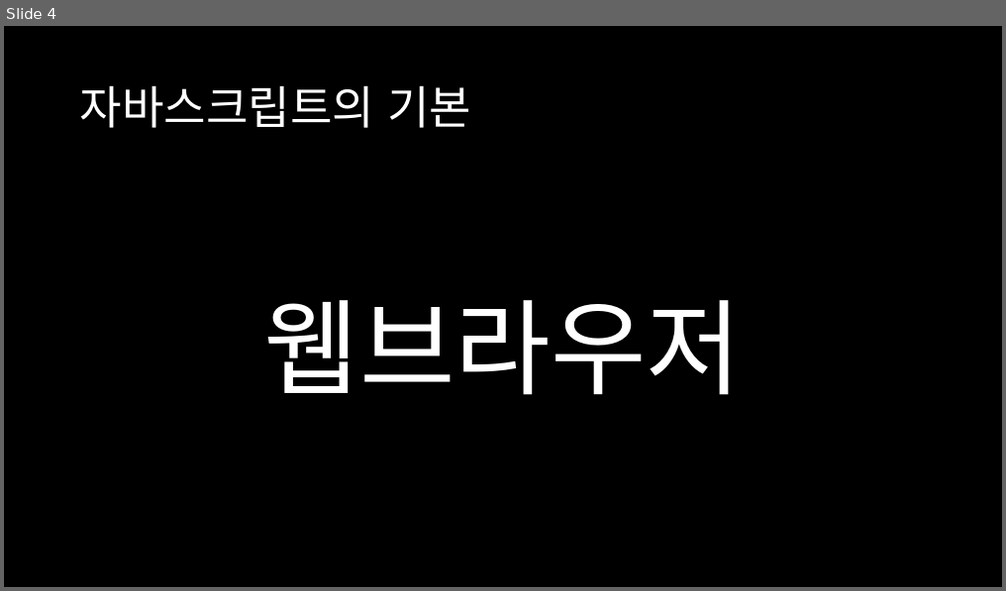
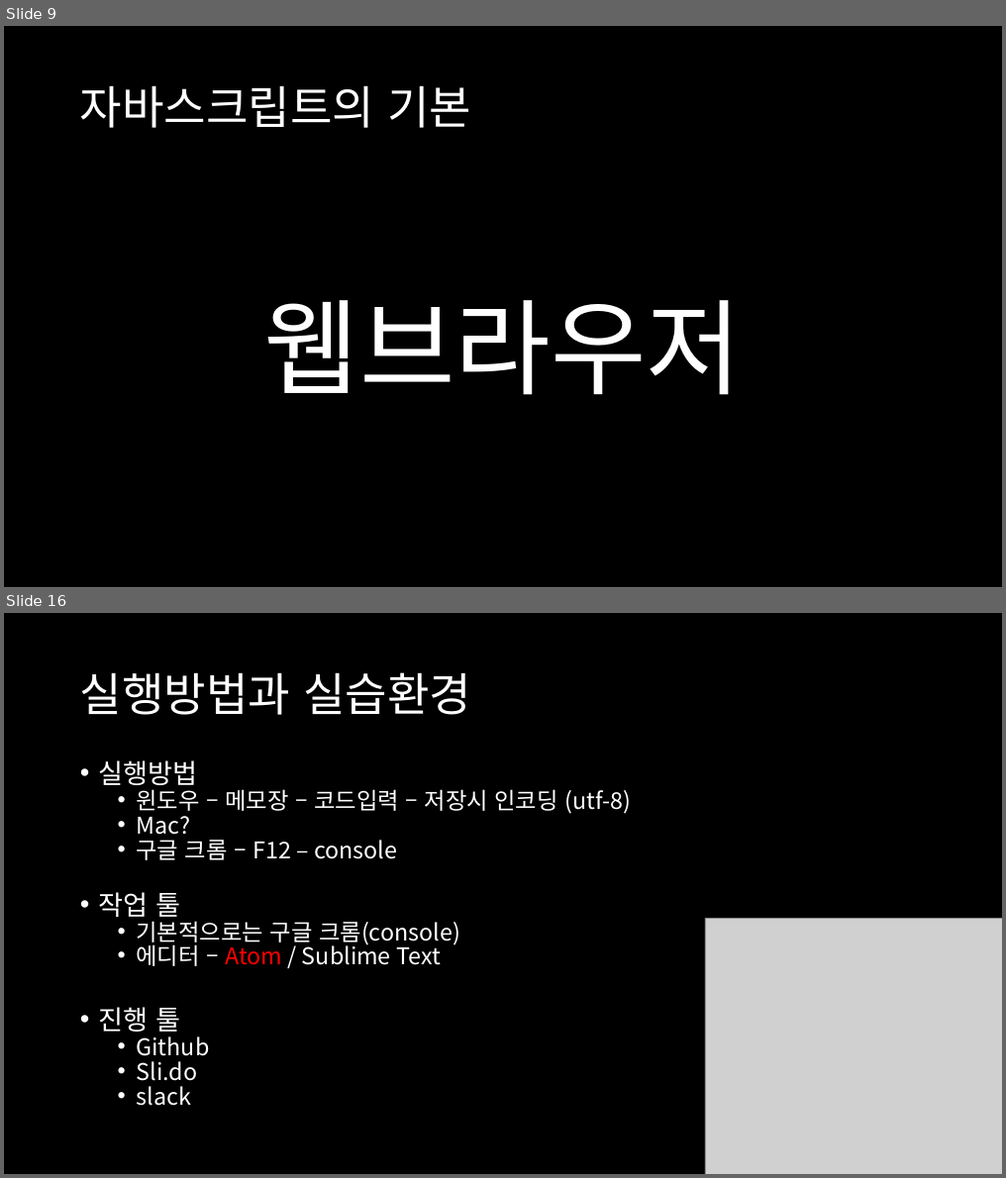
Before and after one commit to songhune/Webprogramming-Highschool, a slide deck: JavaScript/JavaScript.pptx. Shown one above the other, each under a label of ours: slide 4 before the commit, slides 9 and 16 after it; the slides between them are not shown. The pictures are 1006x591 and 1006x1178 pixels, drawn with LibreOffice and Linux fonts; fonts in the diff are those of the drawing; grey boxes stand for pictures. Boxes give left, top, right and bottom in pixels: in the first picture for what was removed or moved away, otherwise in the second. Text is boxed around its words. In the diff, an @@ line names an element or a change of style, - is before the commit and + after.

```diff
--- a/JavaScript/JavaScript.pptx
+++ b/JavaScript/JavaScript.pptx
@@ slide 16 added at [4, 613, 1002, 1174], background #000000 @@
@@ title added at [80, 672, 471, 715], 44 pt, text #FFFFFF @@
+실행방법과 실습환경
@@ text added at [99, 761, 632, 1106], 22.2 pt, text #FFFFFF @@
+• 실행방법
+  • 윈도우 – 메모장 – 코드입력 – 저장시 인코딩 (utf-8)
+  • Mac?
+  • 구글 크롬 – F12 – console
+• 작업 툴
+  • 기본적으로는 구글 크롬(console)
+  • 에디터 – Atom / Sublime Text
+• 진행 툴
+  • Github
+  • Sli.do
+  • slack
@@ picture added at [705, 919, 1002, 1174] @@
@@ what was slide 4 is now slide 9 @@
```
Also in this commit, not shown: 3 slides changed, 35 other slides added, 26 other files.
